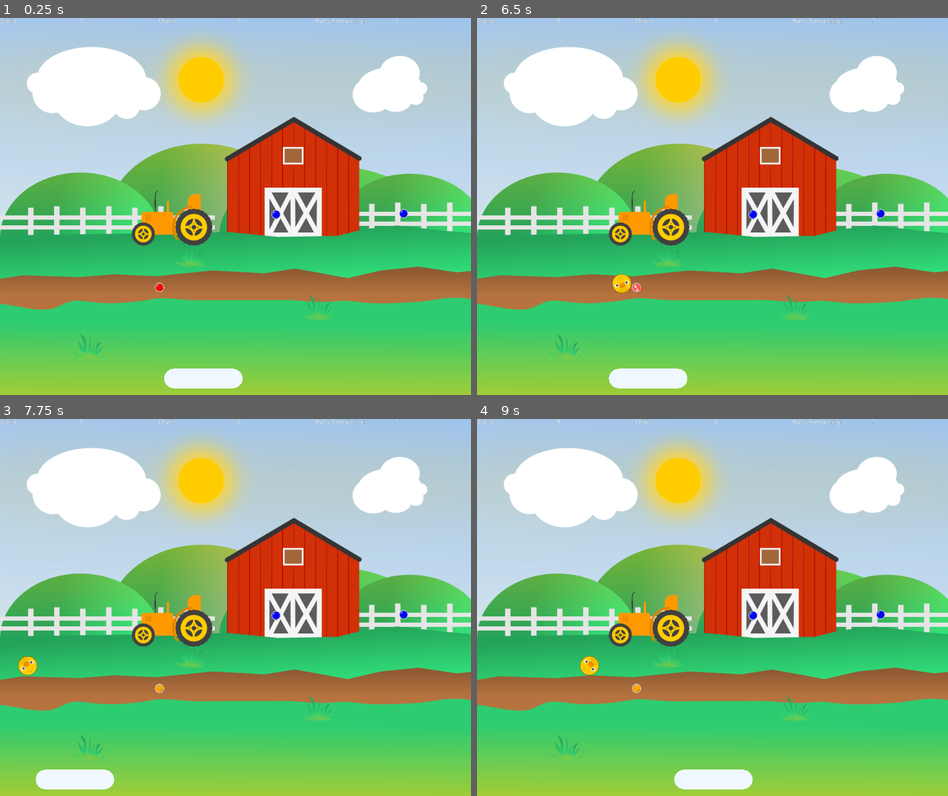
Above: before the commit, frames 1-4 (two rows, left to right).
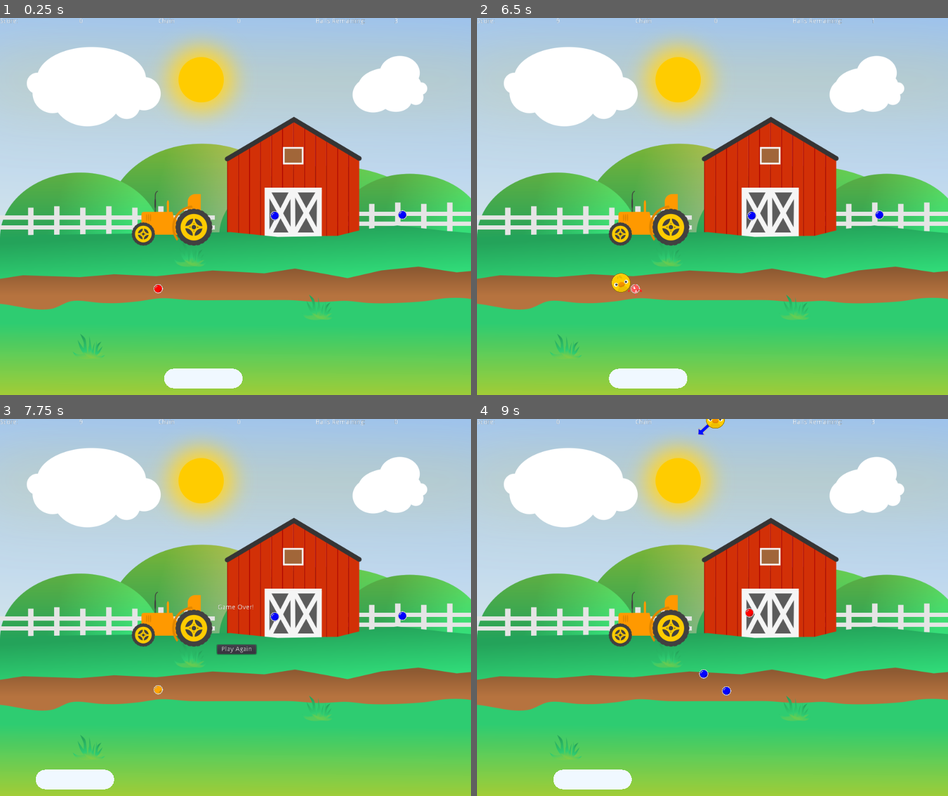
Above: after the commit, the same moments.

Repository: doctor-g/GGJ21
Game: Godot game, scene res://src/Level.tscn
Two runs of this game, one before a commit and one after it. Both use one fixed random seed, a clock stepped at 60 frames per second and the inputs below.
Inputs (mouse positions are in pixels of both pictures, inside the frame that each line leads up to):
- Up to frame 1 (0.25 s): no input
- Up to frame 2 (6.5 s): move the mouse to (688, 281) at 0.52 s; click (688, 281) at 0.67 s; move the mouse to (853, 263) at 1.27 s; click (853, 263) at 1.42 s; move the mouse to (571, 149) at 2.02 s; click (571, 149) at 2.17 s; move the mouse to (736, 206) at 2.77 s; click (736, 206) at 2.92 s; move the mouse to (641, 112) at 3.52 s; click (641, 112) at 3.67 s; move the mouse to (816, 187) at 4.27 s; click (816, 187) at 4.42 s; move the mouse to (618, 225) at 5.02 s; click (618, 225) at 5.17 s; move the mouse to (759, 123) at 5.77 s; click (759, 123) at 5.92 s
- Up to frame 3 (7.75 s): move the mouse to (211, 682) at 6.52 s; click (211, 682) at 6.67 s; move the mouse to (376, 664) at 7.27 s; click (376, 664) at 7.42 s
- Up to frame 4 (9 s): click (712, 648) at 8 s, where only the run after the commit has a clickable "Play Again"; move the mouse to (571, 550) at 8.77 s; click (571, 550) at 8.92 s

The runs differ from the first frame. In frame 1, 0.1% of the frame differs, in the area x 32-87%, y 0-74%; in frame 2, 0.2%; in frame 3, 0.6%; in frame 4, 2.2%, in the area x 16-87%, y 0-99%.

Commit message:
Handle successful board completion
This transitions to the next level

Diff:
--- a/project/src/GameState.gd
+++ b/project/src/GameState.gd
@@ -17,6 +17,10 @@
 	_score = 0
 	lives = 3
 	_chain = 0
+
+
+func get_chain()->int:
+	return _chain
 
 
 func increase_chain()->void:
--- a/project/src/HUD.gd
+++ b/project/src/HUD.gd
@@ -1,19 +1,26 @@
 extends GridContainer
+
+onready var _score_label := $ScoreLabel
+onready var _lives_label := $BallsLabel
+onready var _chain_label := $ChainLabel
 
 
 func _ready():
 	GameState.connect("score_changed", self, "_on_score_changed")
 	GameState.connect("lives_changed", self, "_on_lives_changed")
 	GameState.connect("chain_changed", self, "_on_chain_changed")
+	_score_label.text = str(GameState.get_score())
+	_lives_label.text = str(GameState.lives)
+	_chain_label.text = str(GameState.get_chain())
 
 
 func _on_score_changed(score:int)->void:
-	$ScoreLabel.text = str(score)
+	_score_label.text = str(score)
 
 
 func _on_lives_changed(lives:int)->void:
-	$BallsLabel.text = str(lives)
+	_lives_label.text = str(lives)
 
 
 func _on_chain_changed(chain:int)->void:
-	$ChainLabel.text = str(chain)
+	_chain_label.text = str(chain)
--- a/project/src/Level.gd
+++ b/project/src/Level.gd
@@ -8,6 +8,7 @@
 onready var _target := $Target
 onready var _target_animation_player := $TargetAnimationPlayer
 onready var _game_over := $GameOver
+onready var _level_clear := $LevelClear
 
 export var _bin_scores := [30,20,10]
 
@@ -17,6 +18,7 @@
 
 func _on_EndGame(bin):
 	GameState.add_points(_bin_scores[abs(bin)])
+	_level_clear.show()
 
 
 func _on_OffScreen_body_entered(body):
@@ -62,3 +64,8 @@
 func _on_GameOver_dismissed():
 	GameState.reset()
 	get_tree().change_scene("res://src/Level.tscn")
+
+
+func _on_LevelClear_dismissed():
+	GameState.reset_chain()
+	get_tree().change_scene("res://src/Level.tscn")
--- a/project/src/Level.tscn
+++ b/project/src/Level.tscn
@@ -7,6 +7,7 @@
 [ext_resource path="res://src/HUD.tscn" type="PackedScene" id=5]
 [ext_resource path="res://assets/farm_background.png" type="Texture" id=6]
 [ext_resource path="res://src/GameOver.tscn" type="PackedScene" id=7]
+[ext_resource path="res://src/LevelClear.tscn" type="PackedScene" id=8]
 
 [sub_resource type="RectangleShape2D" id=1]
 extents = Vector2( 1, 2000 )
@@ -78,11 +79,16 @@
 shape = SubResource( 3 )
 
 [node name="PegGenerator" parent="." instance=ExtResource( 2 )]
+position = Vector2( -2.66968, 2.66968 )
 
 [node name="HUD" parent="." instance=ExtResource( 5 )]
 
 [node name="GameOver" parent="." instance=ExtResource( 7 )]
 visible = false
+
+[node name="LevelClear" parent="." instance=ExtResource( 8 )]
+visible = false
 [connection signal="body_entered" from="OffScreen" to="." method="_on_OffScreen_body_entered"]
 [connection signal="pegs_ready" from="PegGenerator" to="." method="_on_PegGenerator_pegs_ready"]
 [connection signal="dismissed" from="GameOver" to="." method="_on_GameOver_dismissed"]
+[connection signal="dismissed" from="LevelClear" to="." method="_on_LevelClear_dismissed"]
--- /dev/null
+++ b/project/src/LevelClear.gd
@@ -0,0 +1,12 @@
+extends Control
+
+signal dismissed
+
+
+func show():
+	visible = true
+
+
+func _input(event):
+	if visible and event is InputEventMouseButton and event.is_pressed():
+		emit_signal("dismissed")
--- /dev/null
+++ b/project/src/LevelClear.tscn
@@ -0,0 +1,33 @@
+[gd_scene load_steps=2 format=2]
+
+[ext_resource path="res://src/LevelClear.gd" type="Script" id=1]
+
+[node name="LevelClear" type="Control"]
+anchor_right = 1.0
+anchor_bottom = 1.0
+script = ExtResource( 1 )
+__meta__ = {
+"_edit_use_anchors_": false
+}
+
+[node name="Label" type="Label" parent="."]
+anchor_left = 0.5
+anchor_top = 0.5
+anchor_right = 0.5
+anchor_bottom = 0.5
+margin_left = -39.5
+margin_top = -7.0
+margin_right = 39.5
+margin_bottom = 7.0
+text = "LEVEL CLEAR"
+
+[node name="Label2" type="Label" parent="."]
+anchor_left = 0.5
+anchor_top = 0.5
+anchor_right = 0.5
+anchor_bottom = 0.5
+margin_left = -71.6086
+margin_top = 34.6223
+margin_right = 79.3914
+margin_bottom = 48.6223
+text = "Tap or Click to Continue"
Not shown: 1 places in project/src/Level.tscn that only renumber resources
